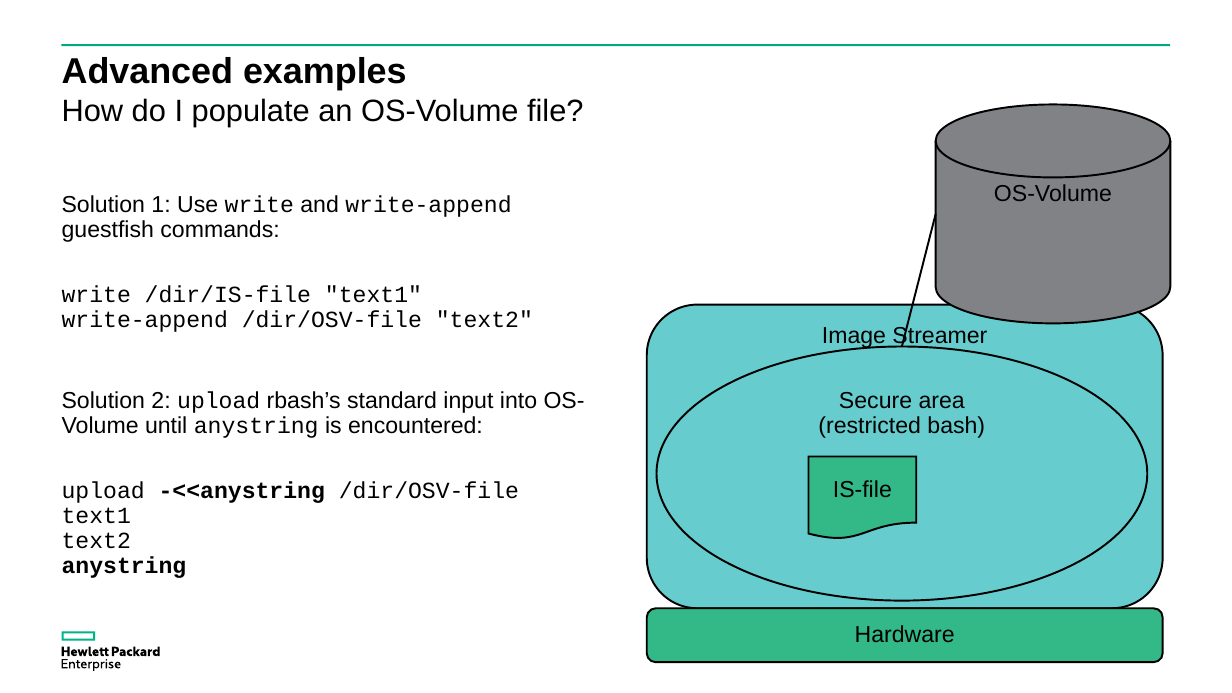
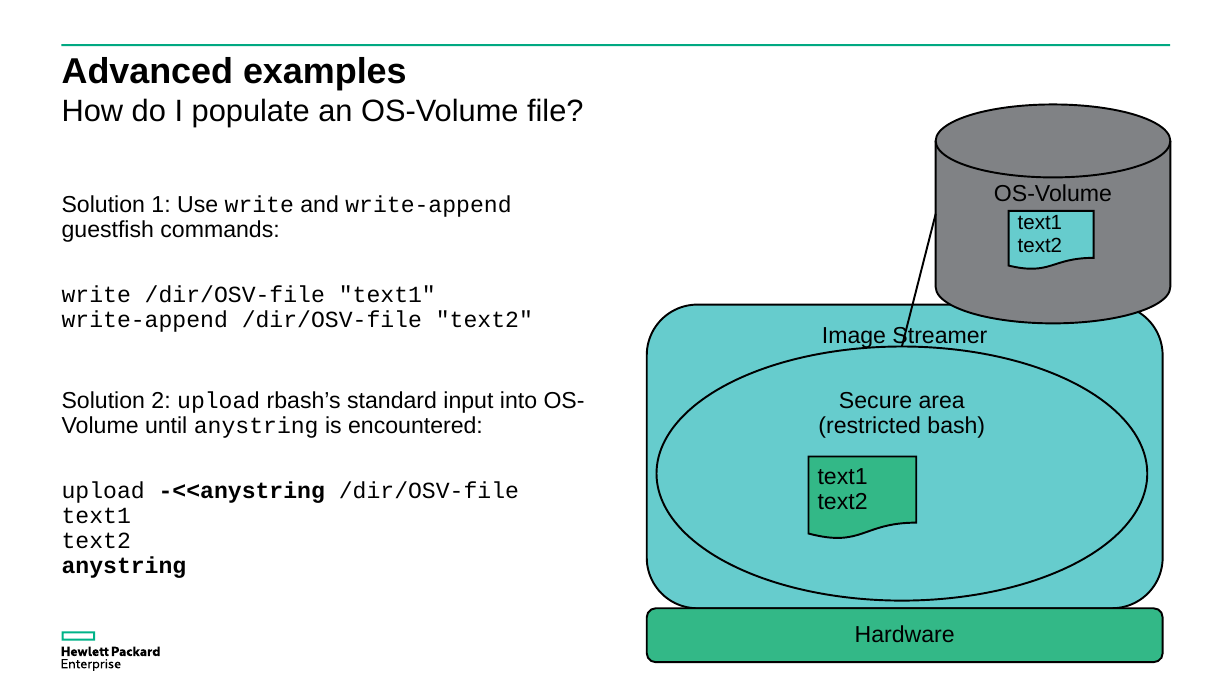
Before and after one commit to donzef/image-streamer-linux, a slide deck: slide 21 of docs/Guestfish-and-ImageStreamer.ppsx (slide 19 before the commit). Drawn at 1232x693 pixels with LibreOffice and Linux fonts; fonts in the diff are those of the drawing. Boxes give left, top, right and bottom in pixels: in the first picture for what was removed or moved away, otherwise in the second. Text is boxed around its words. In the diff, an @@ line names an element or a change of style, - is before the commit and + after.

```diff
--- a/docs/Guestfish-and-ImageStreamer.ppsx
+++ b/docs/Guestfish-and-ImageStreamer.ppsx
@@ flow chart document added at box(1009, 211, 1094, 269), fill #66CCCD, outline #000000 1.5 pt, 16 pt, text #000000 @@
+text1
+text2
@@ text at box(62, 286, 533, 332): text changed @@
-write /dir/IS-file "text1"
-write-append /dir/OSV-file "text2"
+write /dir/OSV-file "text1"
+write-append /dir/OSV-file "text2"
@@ text in flow chart document at box(818, 468, 868, 509): text changed @@
-IS-file
+text1
+text2
```
Also in this commit, not shown: 14 other slides changed, 2 slides added, 1 slide removed, 2 other files.
